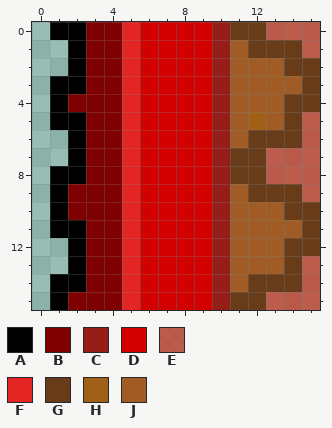
Edited in one commit: pixel-art sprite (MenuSide.png). The picture above was drawn from the file before the commit.
The file is 16x16 pixels.
Palette (. is transparent): A #000000  B #7f0000  C #961e19  D #d30000  E #c93c2bc0  F #e42523  G #683c18  H #a06016  J #a05c24
Pixels before, first column x 1:
 0 AABBFDDDDCGGEEE
 1 .ABBFDDDDCJGGGE
 2 .ABBFDDDDCJJJGG
 3 AABBFDDDDCJJJJG
 4 ABBBFDDDDCJJJGG
 5 AABBFDDDDCJHJGE
 6 .ABBFDDDDCJGGGE
 7 .ABBFDDDDCGGEEE
 8 AABBFDDDDCGGEEE
 9 ABBBFDDDDCJGGGE
10 ABBBFDDDDCJJJGG
11 AABBFDDDDCJJJJG
12 .ABBFDDDDCJJJGG
13 .ABBFDDDDCJJJGE
14 AABBFDDDDCJGGGE
15 ABBBFDDDDCGGEEE
And afterwards:
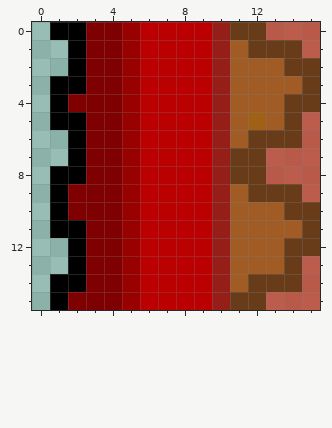
What changed:
colour D: #d30000 -> #ba0000
colour F: #e42523 -> #990000
Changed places in both pictures, as pixel boxes (x1, y1, x2, y2):
changed: (122, 22, 212, 310)
